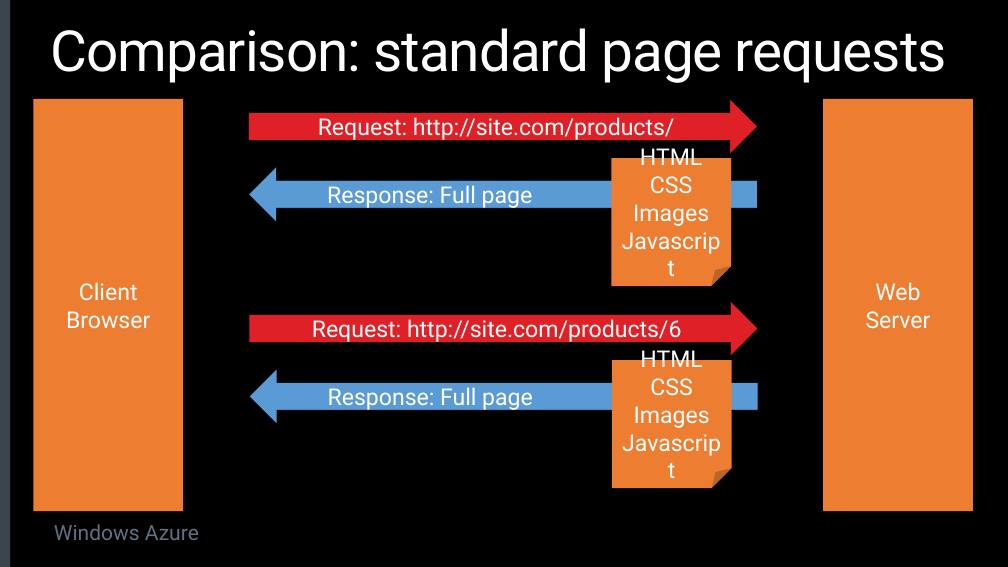
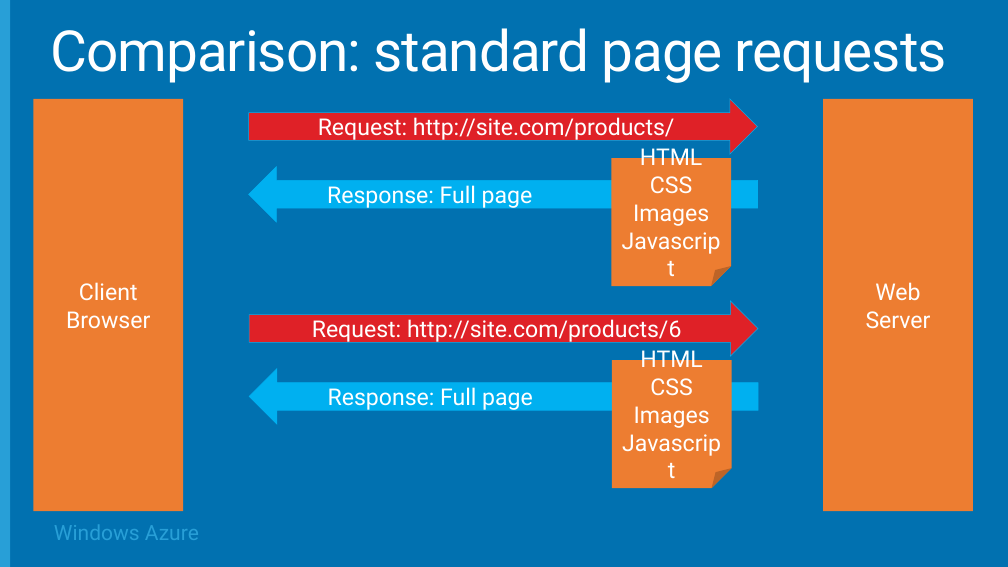
Before and after one commit to Microsoft-Web/DECK-Modern-Web-Front-Ends, a slide deck: slide 19 of 4-Modern-web-front-ends.pptx (slide 23 before the commit). Drawn at 1008x567 pixels with LibreOffice and Linux fonts; fonts in the diff are those of the drawing; background and template pictures are left out. Boxes give left, top, right and bottom in pixels: in the first picture for what was removed or moved away, otherwise in the second. Text is boxed around its words. In the diff, an @@ line names an element or a change of style, - is before the commit and + after.

```diff
--- a/4-Modern-web-front-ends.pptx
+++ b/4-Modern-web-front-ends.pptx
@@ background #000000 to #0171B0 @@
@@ rectangle at bbox=[0, 0, 10, 567]: fill #3C454F to #289FD7 @@
@@ right arrow "Request: http://site.com/products/" at bbox=[249, 99, 758, 154]: outline #000000 0.5 pt to #00B0F0 0.5 pt @@
@@ right arrow "Response: Full page" at bbox=[249, 166, 758, 222]: fill #5B9BD5 to #00B0F0; outline #000000 0.5 pt to #00B0F0 0.5 pt @@
@@ right arrow "Request: http://site.com/products/6" at bbox=[250, 301, 758, 356]: outline #000000 0.5 pt to #00B0F0 0.5 pt @@
@@ right arrow "Response: Full page" at bbox=[250, 369, 758, 424]: fill #5B9BD5 to #00B0F0; outline #000000 0.5 pt to #00B0F0 0.5 pt @@
@@ text "Windows Azure" at bbox=[54, 525, 199, 540]: text colour #617081 to #289FD7 @@
```
Also in this commit, not shown: 14 other slides changed, 2 slides added, 1 slide removed, 1 other file.
